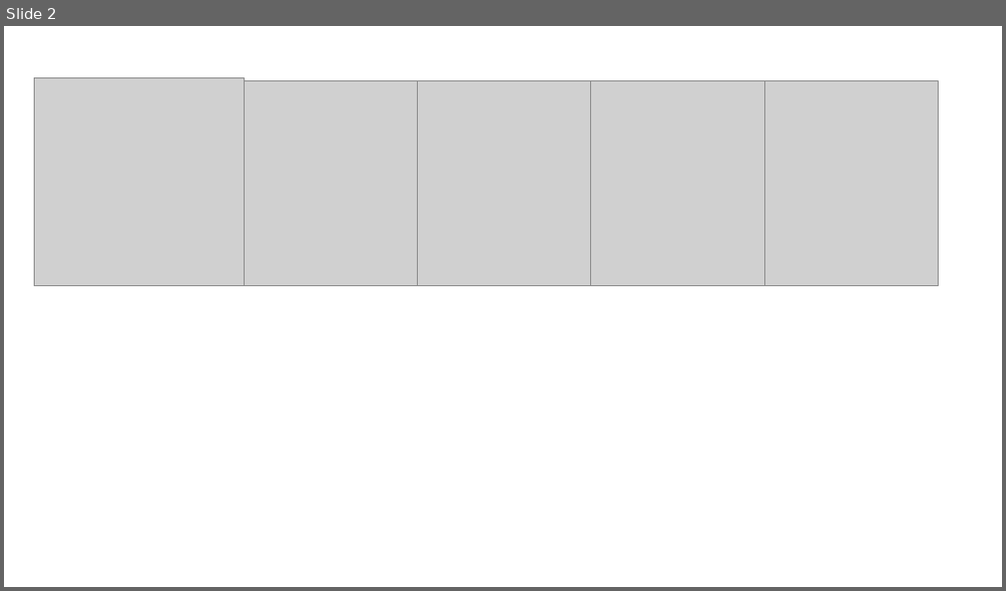
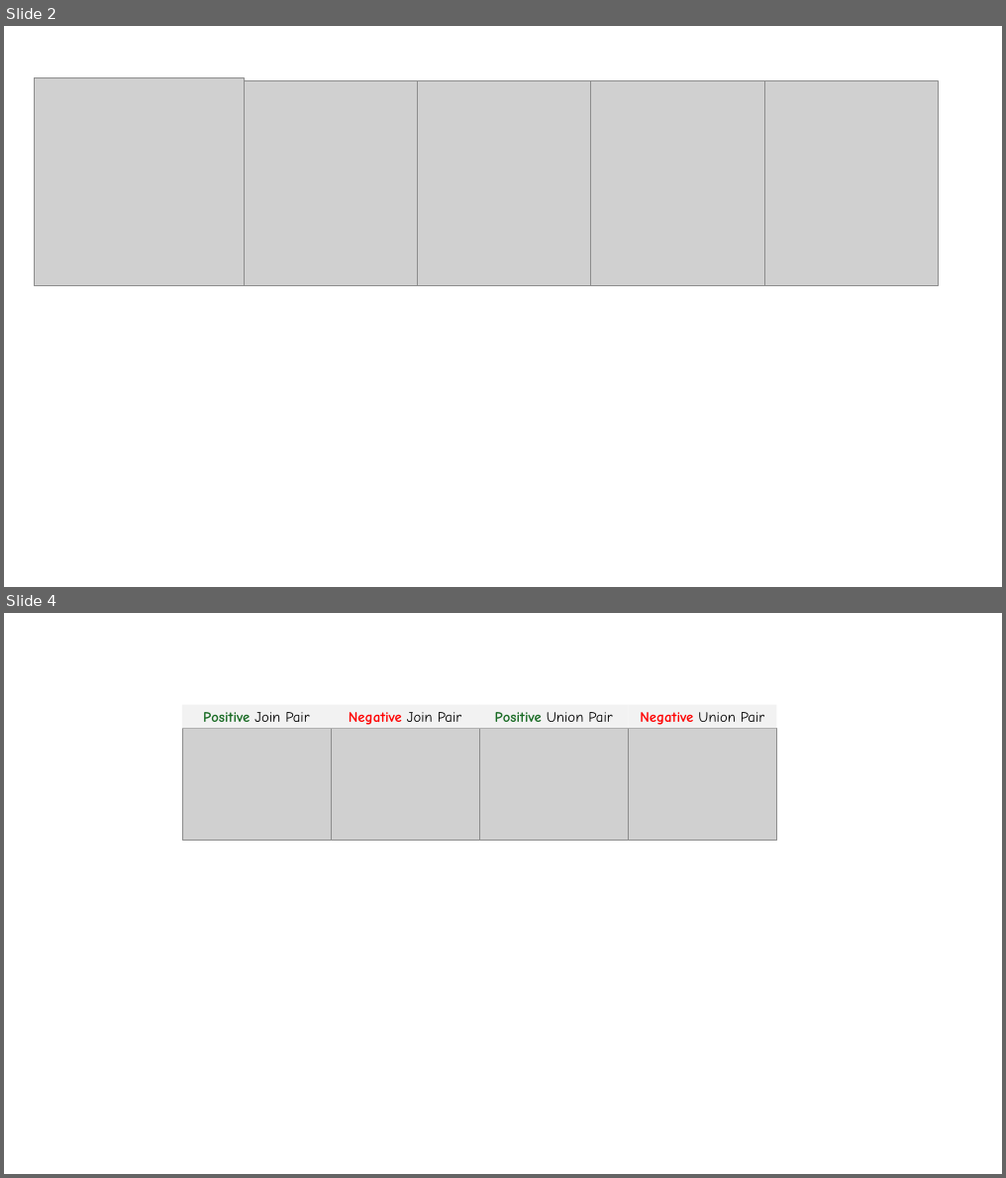
Before and after one commit to BeanHam/2024-spatial-data-integration, a slide deck: visualizations/visualizations.pptx. Shown one above the other, each under a label of ours: slide 2 before the commit, slides 2 and 4 after it; the slides between them are not shown. The pictures are 1006x591 and 1006x1178 pixels, drawn with LibreOffice and Linux fonts; fonts in the diff are those of the drawing; grey boxes stand for pictures. Boxes give left, top, right and bottom in pixels: in the first picture for what was removed or moved away, otherwise in the second. Text is boxed around its words. In the diff, an @@ line names an element or a change of style, - is before the commit and + after.

```diff
--- a/visualizations/visualizations.pptx
+++ b/visualizations/visualizations.pptx
@@ slide 4 added at [4, 613, 1002, 1174], background #FFFFFF @@
@@ group added at [182, 704, 777, 841]: 4 pictures, 4 rectangles @@
+Positive Join Pair
+Negative Join Pair
+Positive Union Pair
+Negative Union Pair
```
Also in this commit, not shown: 1 slide changed, 9 other files.
